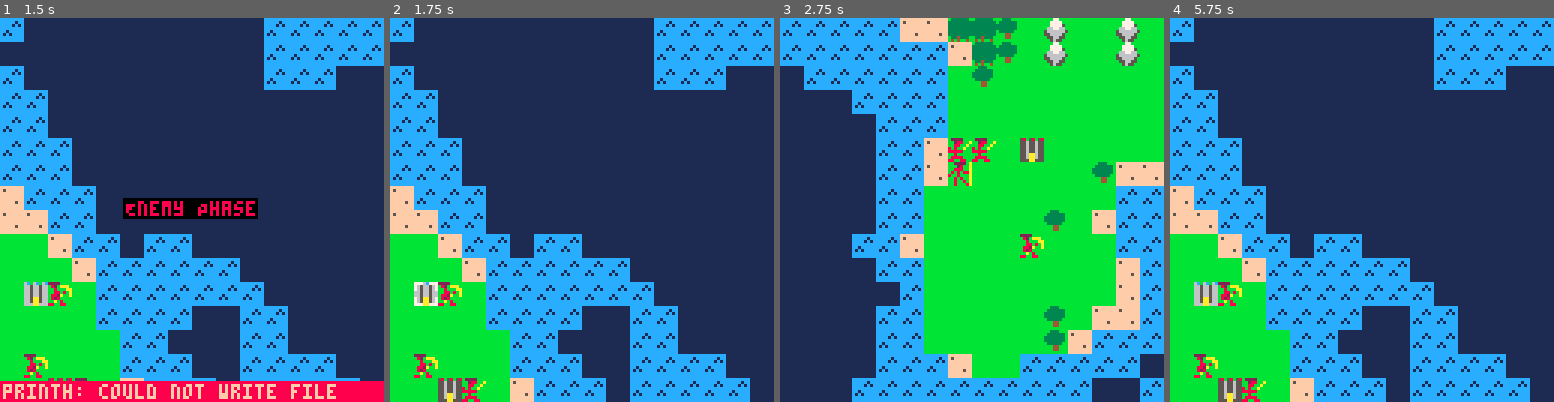
Above: before the commit, frames 1-4 (left to right).
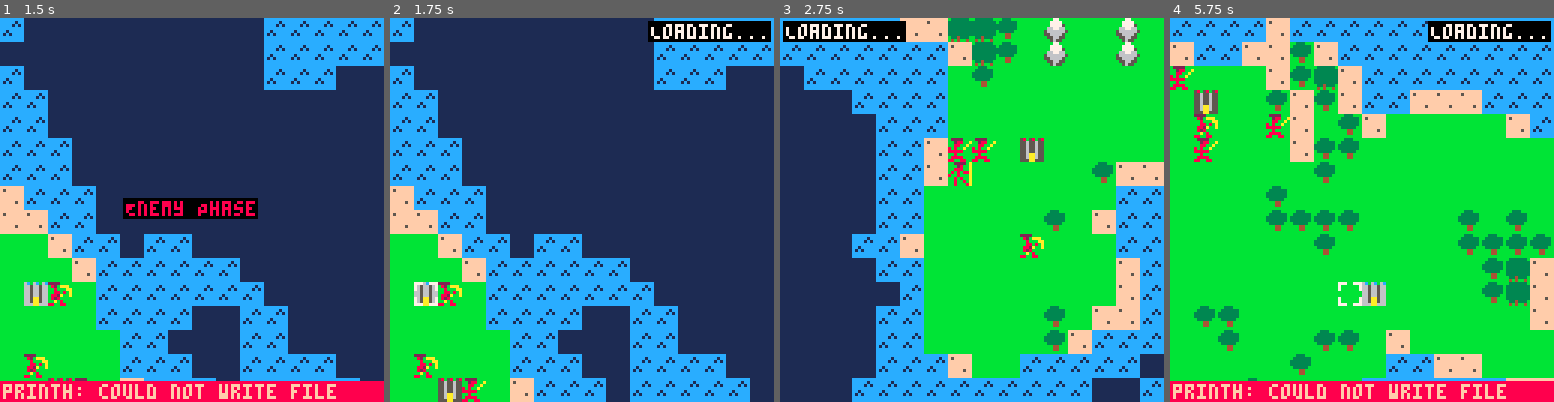
Above: after the commit, the same moments.

Repository: stavguo/pico-saga
Game: PICO-8 cartridge ftrpg.p8
Same seed, same stepped clock (60 frames per second), same inputs: the game is played once before the commit and once after it.
Inputs:
- Up to frame 1 (1.5 s): tap X (X key) at 0.33, 1.07 s; tap O (Z key) at 0.7 s
- Up to frame 2 (1.75 s): hold Right from 1.6 s (still down); tap O (Z key) at 1.7 s
- Up to frame 3 (2.75 s): tap X (X key) at 1.85 s; release Right at 2.1 s; tap O (Z key) at 2.1, 2.5 s; hold Up 2.15-2.42 s; hold Right from 2.47 s (still down)
- Up to frame 4 (5.75 s): tap O (Z key) every 0.4 s from 2.9 to 5.7 s; tap X (X key) at 2.97, 4.08, 5.2 s; release Right at 3.03 s; hold Left 3.08-3.58 s; hold Down 3.63-3.97 s; hold Right 4.02-4.68 s; hold Up 4.73-5.03 s; hold Left 5.08-5.68 s; hold Down from 5.73 s (still down)

Frame 1 is identical in both runs. In frame 2, 1.8% of the frame differs, in the area x 67-100%, y 0-7%; in frame 3, 1.8%; in frame 4, 87%, in the area x 0-100%, y 0-100%.

Commit message:
Implemented castle capture logic and game over/ game loop

Diff:
--- a/src/castle.lua
+++ b/src/castle.lua
@@ -135,7 +135,7 @@
         if (i == player) cursor = idx
         castles[idx] = { team = i == player and "player" or "enemy", units = {} }
         mset(x, y, i == player and 8 or 9)
-    end
+            end
     return cursor
 end
 
@@ -165,11 +165,11 @@
     local adj_tiles = get_neighbors(t_idx, function (idx)
         return map_get(idx) == (is_enemy_turn and 8 or 9)
     end)
-    return #adj_tiles > 0 and vectoindex(adj_tiles[1]) or nil
+    return #adj_tiles > 0 and adj_tiles[1] or nil
 end
 
 function flip_castle(c_idx, castles)
     local pos, current = indextovec(c_idx), castles[c_idx]
-    castles[c_idx] = current == "player" and "enemy" or "player"
-    mset(pos[1], pos[2], current == "player" and 9 or 8)
+    current.team = current.team == "player" and "enemy" or "player"
+    mset(pos[1], pos[2], current.team == "player" and 8 or 9)
 end
--- a/src/fsm.lua
+++ b/src/fsm.lua
@@ -400,9 +400,13 @@
                 -- Transition to next state
                 if #player_units == 0 then
                     local c_idx = check_for_castle(cursor, true)
-                    if (c_idx ~= nil) flip_castle(c_idx, castles)
-                    enemy.exhausted = true
-                    change_state("enemy_phase", {cursor=cursor})
+                    if (c_idx ~= nil) then
+                        flip_castle(c_idx, castles)
+                        change_state("castle_capture", {cursor=cursor,capturer=enemy})
+                    else
+                        enemy.exhausted = true
+                        change_state("enemy_phase", {cursor=cursor})
+                    end
                 else
                     SHUFFLE(player_units)
                     change_state("combat", {
@@ -448,11 +452,47 @@
     }
 end
 
+function create_castle_capture_state()
+    local ui, cursor, capturer = {}
+    return {
+        enter = function(p)
+            cursor, capturer, ui = p.cursor, p.capturer, {}
+            local msg = {
+                capturer.team.." "..capturer.class.." ".."captured",
+                (capturer.team == "player" and "enemy" or "player").." castle!"
+            }
+            create_ui(msg, ui, false)
+        end,
+        update = function()
+            if btnp(4) or btnp(5) then
+                capturer.exhausted = true
+                local game_over = true
+                for _, castle in pairs(castles) do
+                    if (castle.team != capturer.team) game_over = false
+                end
+                if game_over then
+                    change_state("game_over", {win=capturer.team=="player"})
+                else
+                    change_state(capturer.team == "enemy" and "enemy_phase" or "overworld", {cursor=cursor})
+                end
+            end
+        end,
+        draw = function()
+            draw_units(units, function(u)
+                return u ~= capturer
+            end, false)
+            if capturer then draw_unit_at(capturer, nil, true) end
+            draw_ui(cursor, ui)
+        end
+    }
+end
+
 function create_enemy_phase()
-    local cam_path, logic_co, anim_co, current_enemy, cursor = {}
-    return {
-        enter = function(p)
-            cursor = p.cursor
+    local cam_path, ui, logic_co, anim_co, current_enemy, cursor
+    return {
+        enter = function(p)
+            cursor, ui = p.cursor, {}
+            create_ui({"Loading..."}, ui, false)
             local enemies = sort_enemy_turn_order(units)
             printh("amount of enemies: "..#enemies, "logs/debug.txt")
             logic_co = cocreate(function()
@@ -504,7 +544,7 @@
                 -- Skip animation by killing the anim coroutine
                 anim_co = nil
                 -- Jump to final position
-                if #cam_path > 0 then
+                if cam_path and #cam_path > 0 then
                     local v = cam_path[#cam_path]
                     cursor = vectoindex({v[1], v[2]})
                     update_camera(cursor)
@@ -530,6 +570,7 @@
         draw = function()
             draw_units(units)
             draw_cursor(cursor, true)
+            if (not anim_co or costatus(anim_co) == "dead") draw_ui(cursor, ui)
         end
     }
 end
@@ -571,10 +612,11 @@
 end
 
 function create_game_over()
-    local go_text, reset_text
-    return {
-        enter = function()
-            go_text = phase == "game_over" and "game over" or "stage clear"
+    local win, go_text, reset_text
+    return {
+        enter = function(p)
+            win = p.win
+            go_text = not win and "game over" or "stage clear"
             reset_text = "PRESS ANY BUTTON TO RESET"
         end,
         update = function()
@@ -584,7 +626,7 @@
         end,
         draw = function()
             draw_units(units)
-            draw_centered_text(go_text, phase == "game_over" and 8 or 12)
+            draw_centered_text(go_text, not win and 8 or 12)
             draw_centered_text(reset_text, 7, 67)
         end,
         exit = function()
--- a/src/main.lua
+++ b/src/main.lua
@@ -21,9 +21,10 @@
         attack_menu = create_attack_menu_state(),
         combat = create_combat_state(),
         enemy_turn = create_enemy_turn(),
+        castle_capture = create_castle_capture_state(),
         enemy_phase = create_enemy_phase(),
         phase_change = create_phase_change(),
-        game_overm = create_game_over()
+        game_over = create_game_over()
     }
     change_state("setup")
 end
